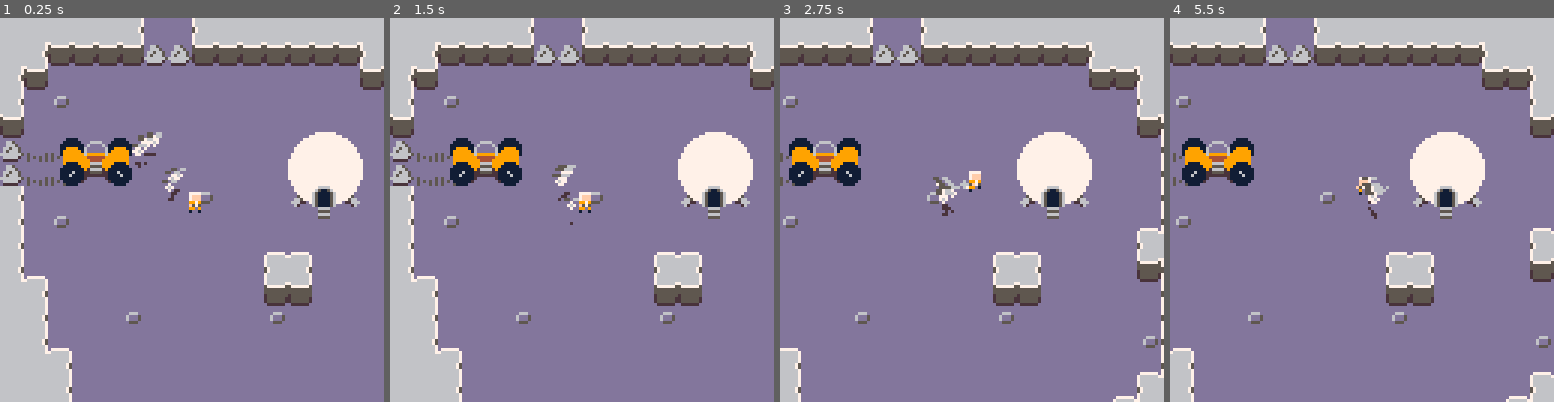
Above: before the commit, frames 1-4 (left to right).
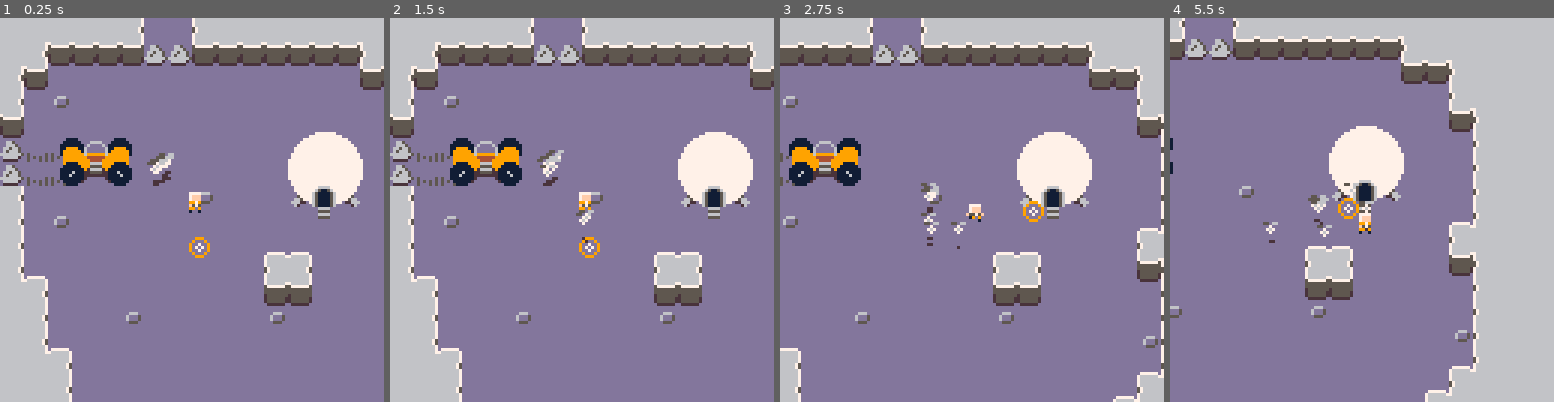
Above: after the commit, the same moments.

Repository: kevinthompson/moonbreak-p8
Game: PICO-8 cartridge moonbreak.p8
Same seed, same stepped clock (60 frames per second), same inputs: the game is played once before the commit and once after it.
Inputs:
- Up to frame 1 (0.25 s): no input
- Up to frame 2 (1.5 s): tap X (X key) at 0.33, 1.07 s; tap O (Z key) at 0.7 s
- Up to frame 3 (2.75 s): hold Right 1.6-2.1 s; tap O (Z key) at 1.7, 2.1, 2.5 s; tap X (X key) at 1.85 s; hold Up 2.15-2.42 s; hold Right from 2.47 s (still down)
- Up to frame 4 (5.5 s): tap O (Z key) every 0.4 s from 2.9 to 5.3 s; tap X (X key) at 2.97, 4.08, 5.2 s; release Right at 3.03 s; hold Left 3.08-3.58 s; hold Down 3.63-3.97 s; hold Right 4.02-4.68 s; hold Up 4.73-5.03 s; hold Left from 5.08 s (still down)

The runs differ from the first frame. In frame 1, 0.9% of the frame differs, in the area x 34-55%, y 29-63%; in frame 2, 0.8%; in frame 3, 1.1%; in frame 4, 39%, in the area x 0-100%, y 0-100%.

Commit message:
feat: cursor based movement/throwing

Diff:
--- a/moonbreak.p8
+++ b/moonbreak.p8
@@ -20,7 +20,7 @@
 
 -- entities
 #include scripts/entities/entity.lua
-#include scripts/entities/person.lua
+#include scripts/entities/player.lua
 #include scripts/entities/bot.lua
 #include scripts/entities/objective.lua
 #include scripts/entities/energy.lua
@@ -28,6 +28,7 @@
 #include scripts/entities/particle.lua
 #include scripts/entities/rover.lua
 #include scripts/entities/pod.lua
+#include scripts/entities/cursor.lua
 
 -- main
 #include scripts/main.lua
--- a/scripts/entities/bot.lua
+++ b/scripts/entities/bot.lua
@@ -7,7 +7,6 @@
   speed = .25,
 
   state = "follow",
-  target = player,
   attack_timer = 0,
   attack_speed = 60,
   elevation = 4,
@@ -33,6 +32,7 @@
   end,
 
   throw_at = function(_ENV,t)
+    del(player.bots,_ENV)
     state = "throw"
     target = { x=t.x, y=t.y }
     animation_frames = 30
@@ -43,33 +43,7 @@
 
   states = {
     follow = function(_ENV)
-      local offset_target = {
-        x = target.x + target_offset.x,
-        y = target.y + target_offset.y
-      }
-
-      if dist(_ENV,target) > 32 then
-        speed = min(1,speed + .05)
-      else
-        speed = max(.25,speed - .05)
-      end
-
-      local px = x
-      local py = y
-
-      local a = atan2(offset_target.x-x,offset_target.y-y)
-      local dx = cos(a) * speed
-      local dy = sin(a) * speed
-
-      if (dx < 0) flip = true
-      if (dx > 0) flip = false
-
-      _ENV:move(x+dx,y+dy)
-
-      if ccol(target,_ENV) then
-        x = px
-        y = py
-      end
+      _ENV:follow(player)
     end,
 
     attack = function(_ENV)
--- /dev/null
+++ b/scripts/entities/cursor.lua
@@ -0,0 +1,69 @@
+cursor = entity:new({
+  x = 66,
+  y = 76,
+  map_collision = true,
+  speed = 0.75,
+  recall_radius = 0,
+
+  update = function(_ENV)
+    -- position
+    local nx = x
+    local ny = y
+
+    -- handle movement
+    local dx=0
+    local dy=0
+
+    if (btn(0)) dx-=1
+    if (btn(1)) dx+=1
+    if (btn(2)) dy-=1
+    if (btn(3)) dy+=1
+
+    if (dx < 0) flip = true
+    if (dx > 0) flip = false
+
+    -- normalize movement speed
+    if dx!=0 or dy != 0 then
+      local angle = atan2(dx,dy)
+      nx += cos(angle) * speed
+      ny += sin(angle) * speed
+    end
+
+    _ENV:move(nx,ny)
+    _ENV:handle_recall()
+  end,
+
+  draw = function(_ENV)
+    circ(x,y,1,7)
+    circ(x,y,3,9)
+
+    if recall_radius > 3 then
+      c=6
+      step=3/(2*3.14*recall_radius)
+      for a=0+t()*.02,1+t()*.02,step do
+        pset(x+cos(a)*recall_radius,y+sin(a)*recall_radius,c)
+        c=c==6 and 7 or 6
+      end
+    end
+  end,
+
+  handle_recall = function(_ENV)
+    if btn(4) then
+      recall_radius = lerp(recall_radius, 16, .1)
+    else
+      recall_radius = lerp(recall_radius, 0, .25)
+    end
+
+    -- TODO: Iterate over only on-screen bots that are not in the player collection
+    for e in all(entity.objects) do
+      if e.type == bot
+      and ccol({x=x,y=y,r=recall_radius},{x=e.x,y=e.y,r=1})
+      and count(player.bots,e) <= 0
+      then
+        add(player.bots,e)
+        e.state = "follow"
+        e.target = player
+      end
+    end
+  end,
+})
--- a/scripts/entities/entity.lua
+++ b/scripts/entities/entity.lua
@@ -12,6 +12,10 @@
   h=8,
   r=4,
   elevation = 0,
+  speed = 1,
+
+  -- follow
+  follow_distance = 16,
 
   -- collision
   map_collision = false,
@@ -70,6 +74,9 @@
   end,
 
   move = function(_ENV,nx,ny)
+    local px = x
+    local py = y
+
     if not _ENV:collide(nx,y) then
       x = nx
     end
@@ -77,6 +84,8 @@
     if not _ENV:collide(x,ny) then
       y = ny
     end
+
+    return px != nx or py != ny
   end,
 
   collide = function(_ENV,cx,cy)
@@ -131,5 +140,25 @@
         line(x-shadow_width/2,y+1,x-1+shadow_width/2,y+1,14)
       end
     end
+  end,
+
+  follow = function(_ENV, target)
+    if (dist(_ENV, target) <= follow_distance) return
+
+    -- previous position
+    local px = x
+    local py = y
+
+    -- movement
+    local a = atan2(target.x - x, target.y - y)
+    local vx = cos(a) * speed
+    local vy = sin(a) * speed
+
+    -- flip sprite
+    if (vx < 0) flip = true
+    if (vx > 0) flip = false
+
+    -- move
+    return _ENV:move(x+vx, y+vy)
   end
 })
--- a/scripts/entities/person.lua
+++ /dev/null
@@ -1,193 +0,0 @@
-person = entity:extend({
-  x=64,
-  y=64,
-  width = 4,
-  height = 2,
-
-  hitbox = {-1,3,-1,1},
-
-  map_collision = true,
-
-  speed=0.5,
-  target = nil,
-  bots = {},
-  energy = 0,
-  ang = 0,
-
-  -- features
-  dust_timer = 0,
-
-  recall_radius = 0,
-
-  animations = {
-    idle = {16},
-    walk = {18,17}
-  },
-
-  init = function(_ENV)
-    entity.init(_ENV)
-    _ENV:animate("idle")
-  end,
-
-  draw=function(_ENV)
-    if recall_radius > 3 then
-      c=6
-      step=3/(2*3.14*recall_radius)
-      for a=0+t()*.02,1+t()*.02,step do
-        pset(x+cos(a)*recall_radius,y+sin(a)*recall_radius,c)
-        c=c==6 and 7 or 6
-      end
-    end
-
-    spr(current_animation[frame],x-3,y-7,1,2,flip)
-
-    if state == "aiming" and target then
-      -- draw arc to target position
-      local px = cos(target.ang)
-      local py = sin(target.ang)
-
-      pset(target.x,target.y,1)
-
-      for d=4,target.dist-1,2 do
-        local h = point(target.dist,8,d)
-        pset(x+px*d,y-h+py*d,d%4==0 and 7 or 6)
-      end
-    end
-  end,
-
-  handle_recall = function(_ENV)
-    if btn(5) then
-      recall_radius = lerp(recall_radius, 16, .1)
-    else
-      recall_radius = lerp(recall_radius, 0, .25)
-    end
-
-    -- TODO: Iterate over only on-screen bots that are not in the player collection
-    for e in all(entity.objects) do
-      if e.type == bot
-      and ccol({x=x,y=y,r=recall_radius},{x=e.x,y=e.y,r=1})
-      and count(bots,e) <= 0
-      then
-        add(bots,e)
-        e.state = "follow"
-        e.target = _ENV
-      end
-    end
-  end,
-
-  states = {
-    idle = function(_ENV)
-      _ENV:animate("idle")
-      _ENV:handle_recall()
-
-      if btn(4) then
-        state = "aiming"
-      elseif btn() & 15 > 0 then
-        state = "walking"
-      end
-    end,
-
-    aiming = function(_ENV)
-      -- input
-      -- hold Z, left/right to adjust angle, up/down to adjust distance, X to throw
-      recall_radius = 0
-      current_bot = bots[1]
-      _ENV:animate("idle")
-
-      if not target then
-        target = {
-          ang = ang,
-          dist = 16
-        }
-      end
-
-      -- adjust angle of throw
-      if (btn(0)) target.ang = (target.ang + .01) % 1
-      if (btn(1)) target.ang = (target.ang - .01) % 1
-
-      -- adjust distance of throw
-      if (btn(2)) target.dist = mid(8,target.dist + 0.5,32)
-      if (btn(3)) target.dist = mid(8,target.dist - 0.5,32)
-
-      -- set target position
-      target.x = x + cos(target.ang) * target.dist
-      target.y = y + sin(target.ang) * target.dist
-
-      -- detect throw input
-      if current_bot then
-        if current_bot.state != "throw" then
-          current_bot.state = "aiming"
-        end
-
-        if btnp(5) then
-          current_bot:throw_at(target)
-          del(bots,current_bot)
-        end
-      end
-
-      if not btn(4) then
-        state = "idle"
-      end
-    end,
-
-    walking = function(_ENV)
-      _ENV:handle_recall()
-      _ENV:animate("walk")
-
-      -- clear aiming state
-      target = nil
-
-      if current_bot then
-        current_bot.state = "follow"
-        current_bot.target = _ENV
-      end
-
-      -- position
-      local nx = x
-      local ny = y
-
-      -- handle movement
-      local dx=0
-      local dy=0
-
-      if (btn(0)) dx-=1
-      if (btn(1)) dx+=1
-      if (btn(2)) dy-=1
-      if (btn(3)) dy+=1
-
-      if (dx < 0) flip = true
-      if (dx > 0) flip = false
-
-      -- normalize movement speed
-      if dx!=0 or dy != 0 then
-        local angle = atan2(dx,dy)
-        nx+=cos(angle) * speed
-        ny+=sin(angle) * speed
-        ang = atan2(dx,dy)
-      else
-        state = "idle"
-      end
-
-      _ENV:move(nx,ny)
-
-      dust_timer -= 1
-      if dust_timer <= 0 then
-        particle:new({
-          x = x-2 + rnd(4),
-          y = y-1 + rnd(2),
-          color = rnd({6,7}),
-          radius = rnd(1.5),
-          dy = -.1
-        })
-        dust_timer = 4+rnd(8)
-      end
-
-      if btn(4) then
-        state = "aiming"
-      elseif btn(5) then
-      elseif btn() == 0 then
-        state = "idle"
-      end
-    end
-  }
-})
--- /dev/null
+++ b/scripts/entities/player.lua
@@ -0,0 +1,70 @@
+player = entity:new({
+  x=64,
+  y=64,
+  width = 4,
+  height = 2,
+
+  hitbox = {-1,3,-1,1},
+
+  map_collision = true,
+
+  speed=0.5,
+  target = nil,
+  bots = {},
+  energy = 0,
+  ang = 0,
+
+  -- features
+  dust_timer = 0,
+
+  animations = {
+    idle = {16},
+    walk = {18,17}
+  },
+
+  init = function(_ENV)
+    entity.init(_ENV)
+    _ENV:animate("idle")
+  end,
+
+  update = function(_ENV)
+    entity.update(_ENV)
+
+    if _ENV:follow(cursor) then
+      state = "walking"
+    else
+      state = "idle"
+    end
+
+    if btnp(5) and #bots > 0 then
+      local bot = bots[1]
+      bot:throw_at(cursor)
+    end
+  end,
+
+  draw=function(_ENV)
+    spr(current_animation[frame],x-3,y-7,1,2,flip)
+  end,
+
+  states = {
+    idle = function(_ENV)
+      _ENV:animate("idle")
+    end,
+
+    walking = function(_ENV)
+      _ENV:animate("walk")
+
+      dust_timer -= 1
+      if dust_timer <= 0 then
+        particle:new({
+          x = x-2 + rnd(4),
+          y = y-1 + rnd(2),
+          color = rnd({6,7}),
+          radius = rnd(1.5),
+          dy = -.1
+        })
+        dust_timer = 4+rnd(8)
+      end
+    end
+  }
+})
--- a/scripts/main.lua
+++ b/scripts/main.lua
@@ -1,5 +1,4 @@
 function _init()
-  log("Initializing...", true)
   scene:load(game)
 end
 
--- a/scripts/scenes/game.lua
+++ b/scripts/scenes/game.lua
@@ -1,10 +1,5 @@
 game = scene:extend({
   init=function(_ENV)
-    -- time_limit = 601
-    -- time_start = time()
-
-    g.player = person:new()
-
     -- foreground tiles
     foreground = {}
     for mx=0,128 do
@@ -16,6 +11,7 @@
       end
     end
 
+    -- testing bots
     for i=1,10 do
       add(player.bots,bot:new({
         speed = 2,
@@ -25,6 +21,7 @@
       }))
     end
 
+    -- interactive elements
     rover:new({ x = 32, y = 55 })
     pod:new({ x = 108, y = 63, door = true })
   end,
--- a/scripts/utilities/debug.lua
+++ b/scripts/utilities/debug.lua
@@ -10,14 +10,31 @@
   if type(any) == "table" then
     local str="{"
     local add_comma=false
+    local use_keys=false
+
+    for k,_ in pairs(any) do
+      if type(k) == "string" then
+        use_keys = true
+        break
+      end
+    end
 
     for k,v in pairs(any) do
       str=str..(add_comma and "," or "")
-      str=str.."\n  "..prefix..k.." = "..tostr(v, "  ")
+
+      if use_keys then
+        str=str.."\n  "..prefix..k.." = "
+      end
+
+      str=str..tostr(v, "  ")
       add_comma=true
     end
 
-    return str.."\n"..prefix.."}"
+    if use_keys then
+      str=str.."\n"..prefix
+    end
+
+    return str.."}"
   else
     return _tostr(any)
   end
